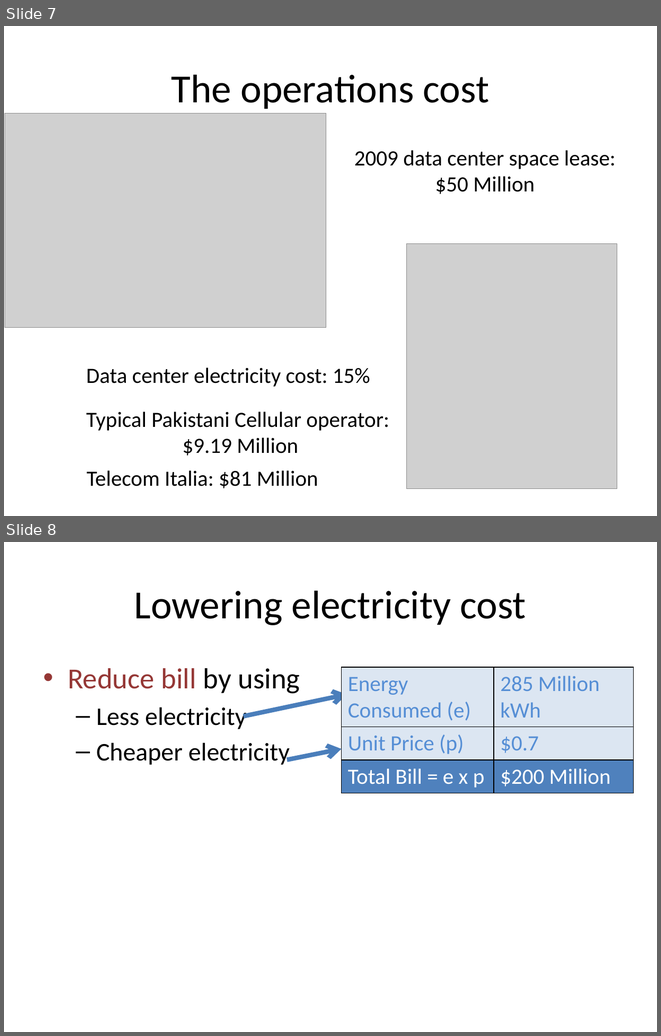
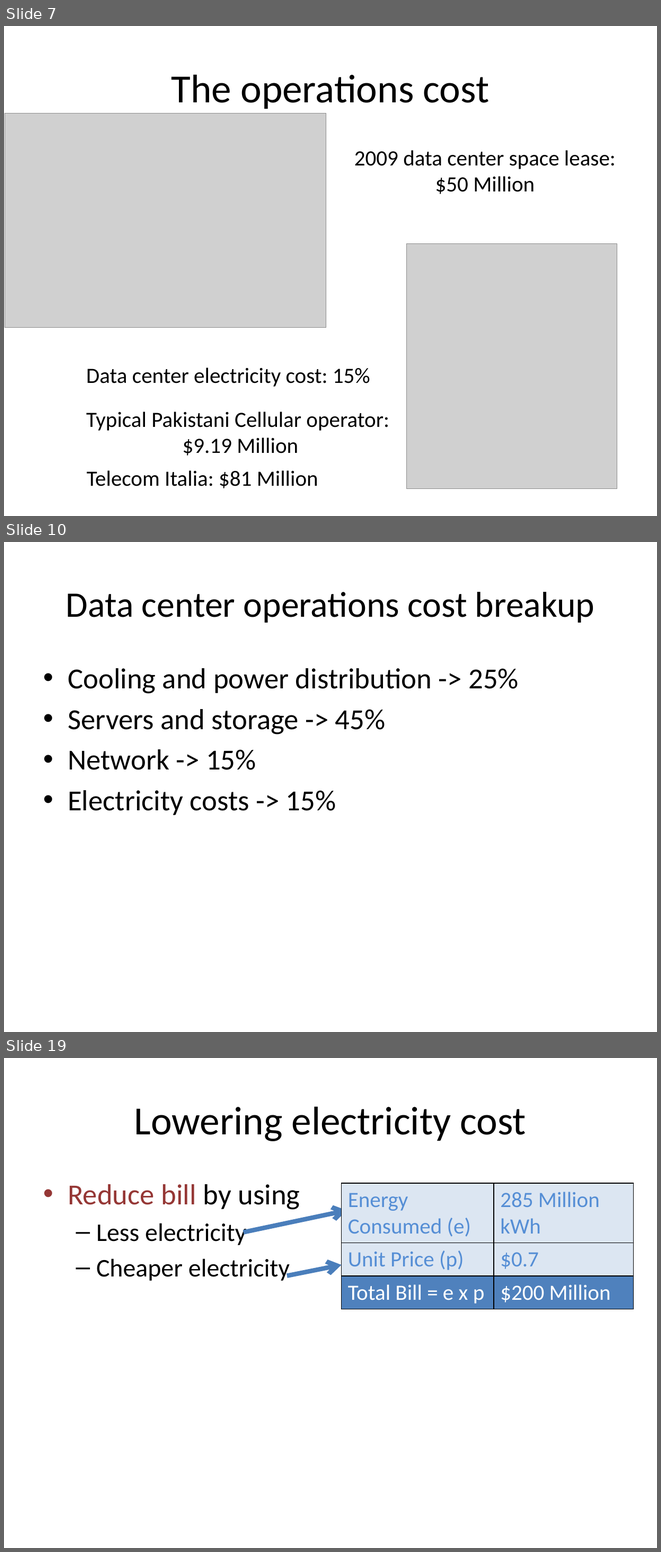
Before and after one commit to msaqib/Dissertation, a slide deck: RED-BL.pptx. Shown one above the other, each under a label of ours: slides 7 and 8 before the commit, slides 7, 10 and 19 after it; the slides between them are not shown. The pictures are 661x1036 and 661x1552 pixels, drawn with LibreOffice and Linux fonts; fonts in the diff are those of the drawing; grey boxes stand for pictures. Boxes give left, top, right and bottom in pixels: in the first picture for what was removed or moved away, otherwise in the second. Text is boxed around its words. In the diff, an @@ line names an element or a change of style, - is before the commit and + after.

```diff
--- a/RED-BL.pptx
+++ b/RED-BL.pptx
@@ slide 10 added at [4,542,657,1032], background #FFFFFF @@
@@ title added at [66,592,595,623], 39.6 pt, text #000000 @@
+Data center operations cost breakup
@@ text added at [68,668,519,815], 32 pt, text #000000 @@
+• Cooling and power distribution -> 25%
+• Servers and storage -> 45%
+• Network -> 15%
+• Electricity costs -> 15%
@@ what was slide 8 is now slide 19 @@
```
Also in this commit, not shown: 3 slides changed, 25 other slides added, 1 slide removed.
